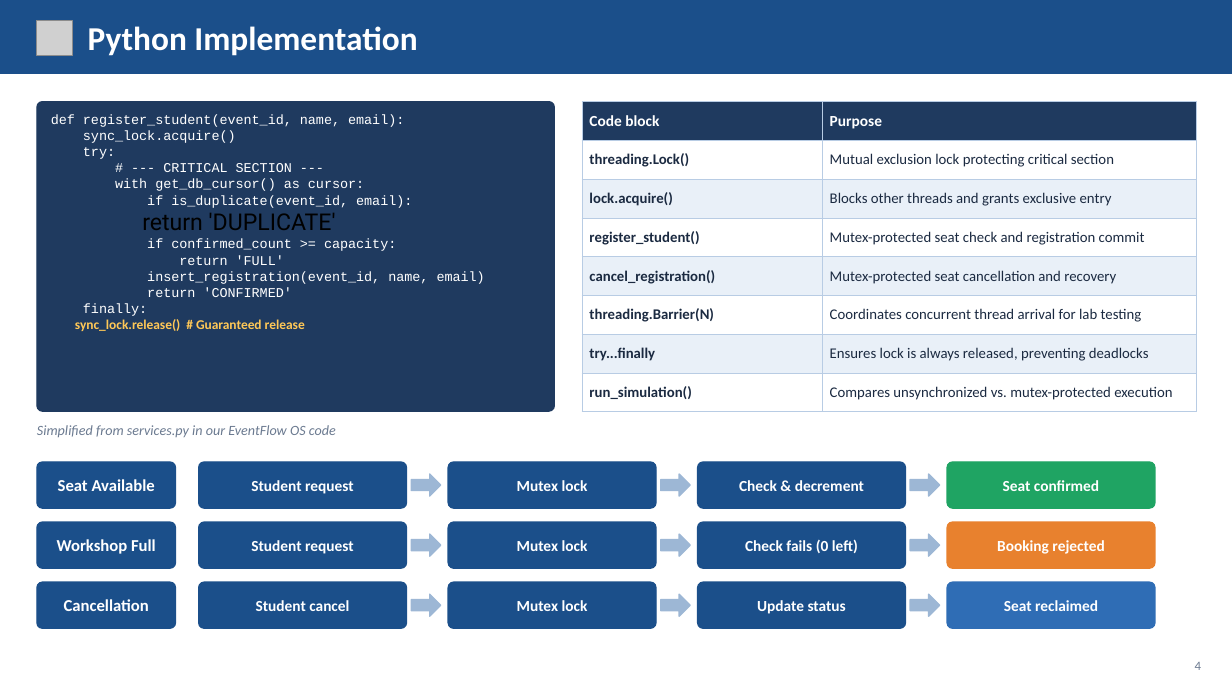
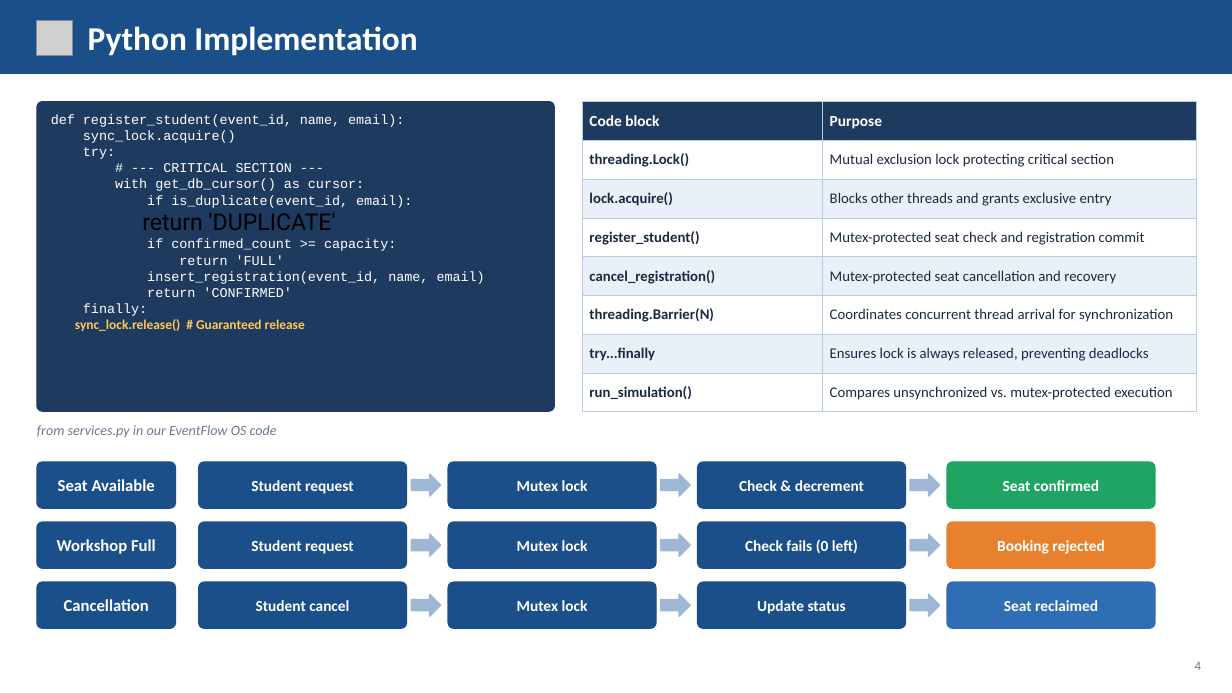
Before and after one commit to darshan-codes-ai/PS--Event-Workshop-Registration-System, a slide deck: slide 4 of EventFlow_OS_Final_Presentation.pptx. Drawn at 1232x693 pixels with LibreOffice and Linux fonts; fonts in the diff are those of the drawing; grey boxes stand for pictures. Boxes give left, top, right and bottom in pixels: in the first picture for what was removed or moved away, otherwise in the second. Text is boxed around its words. In the diff, an @@ line names an element or a change of style, - is before the commit and + after.

Commit message:
PS OS & CN Product 2 Event Registration System

```diff
--- a/EventFlow_OS_Final_Presentation.pptx
+++ b/EventFlow_OS_Final_Presentation.pptx
@@ table at <box>582,102,1197,412</box> @@
-row 6, column 2: Coordinates concurrent thread arrival for lab testing
+row 6, column 2: Coordinates concurrent thread arrival for synchronization
@@ text at <box>37,425,277,437</box>: text changed @@
-Simplified from services.py in our EventFlow OS code
+from services.py in our EventFlow OS code
```
